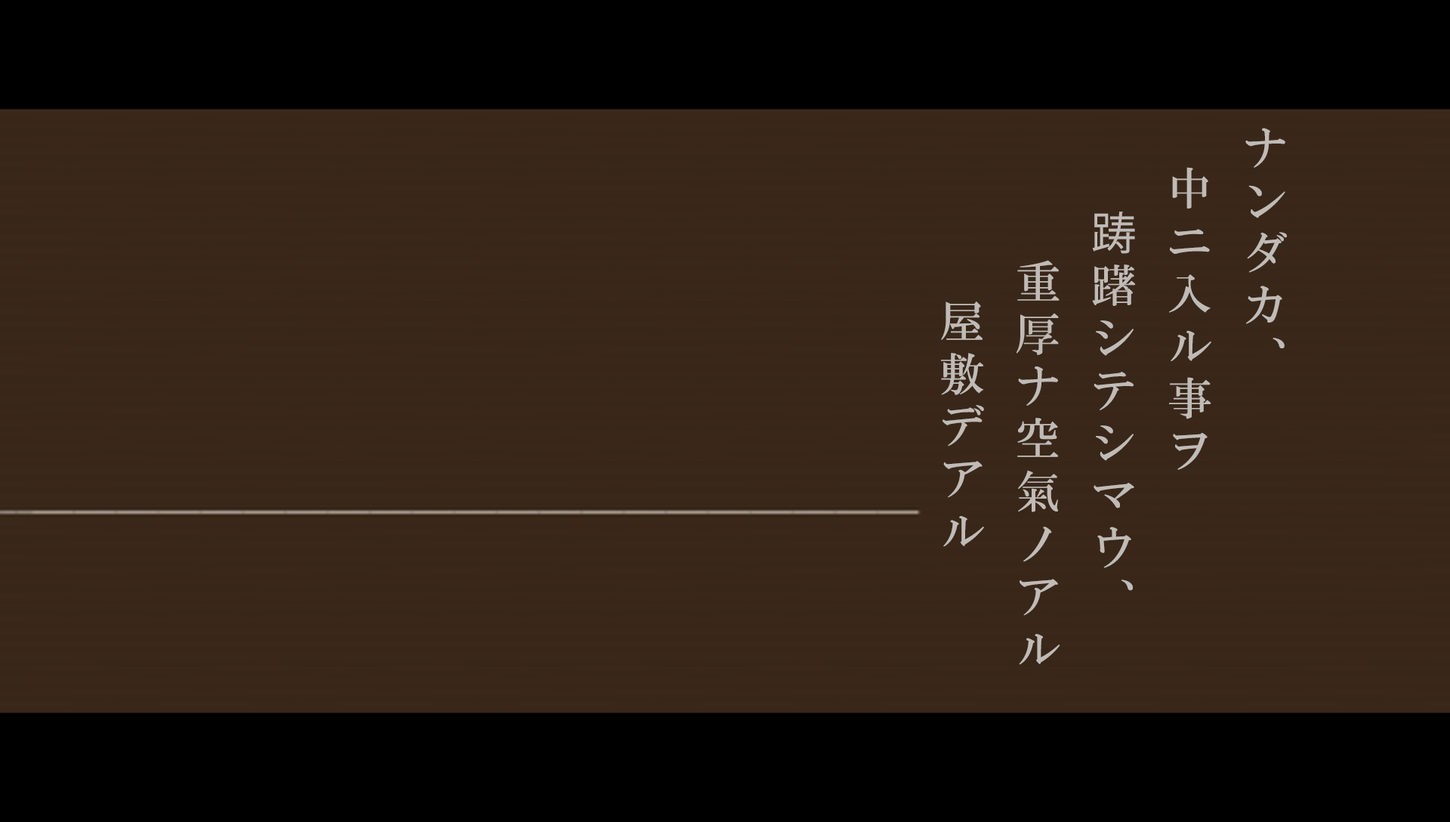
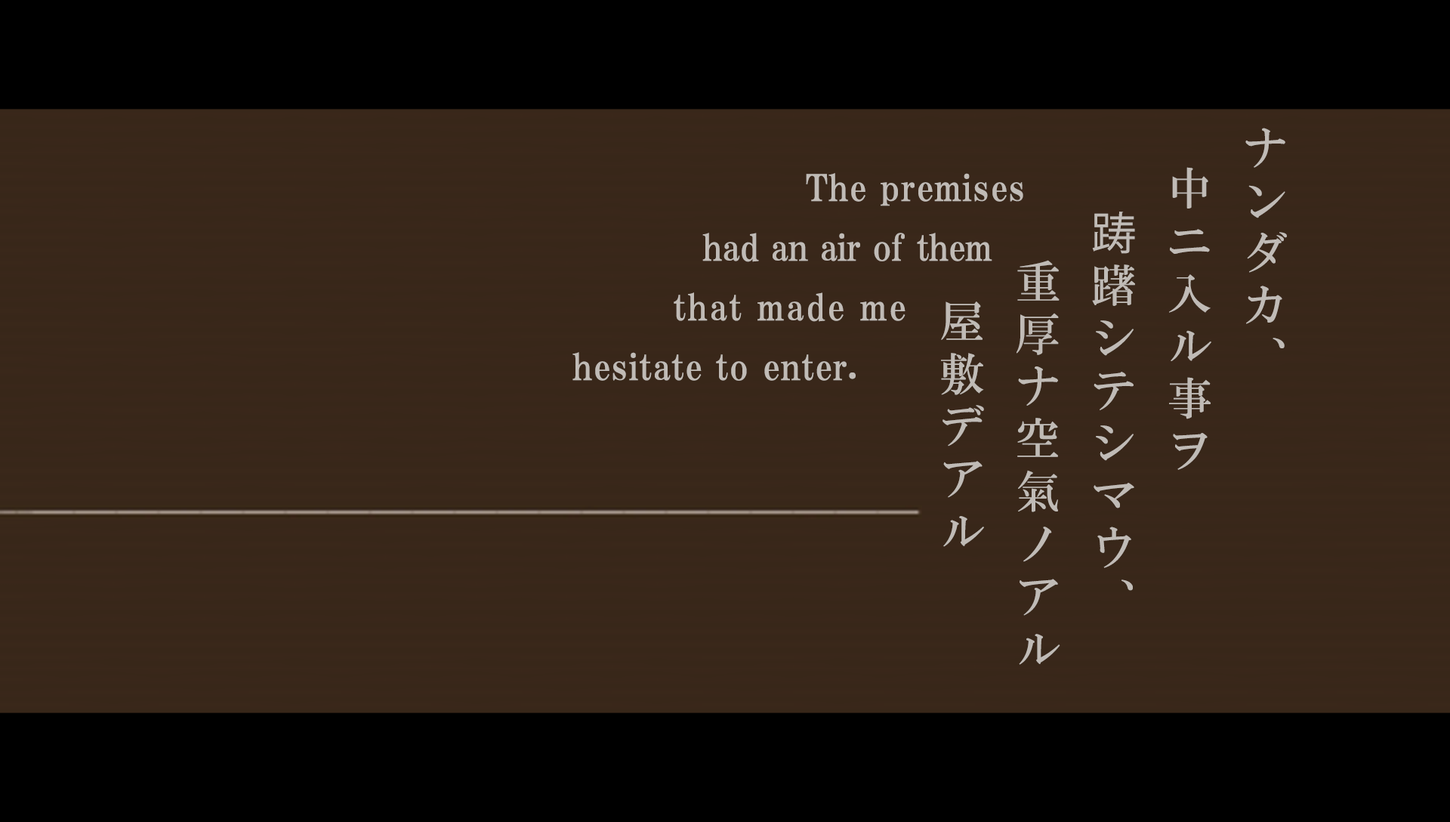
Layered file, before and after one edit (1450 x 822). Changes by layer:
added layer "The premises had an air of them that made me hesi" above "ナンダカ、 中ニ入ル事ヲ 踌躇シテシマウ、 重厚ナ空氣ノアル 屋敷デアル" over [572, 172, 1024, 381]
